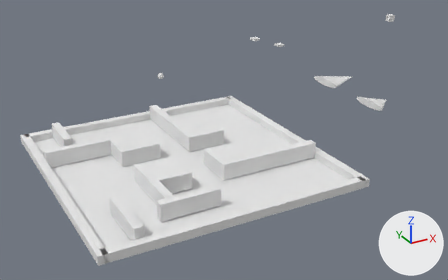
The Blender file meshes/board.blend as it was, and as the next commit left it.
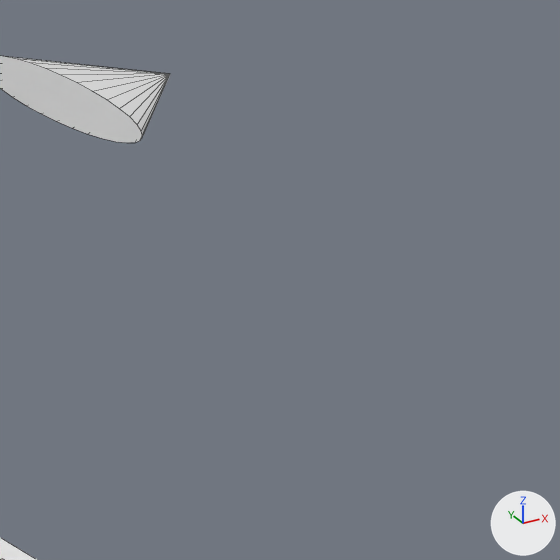
The first picture shows the older version from a camera (50 mm lens) standing at (-28.8, -63.2, 33.2) and looking at (6.3, 0.7, 1.3). The close-ups show both versions on the part from 80% to 100% of the width and 31% to 63% of the height of that picture; other places that the commit changed are outside them. Arrows for +X, +Y and +Z are at lower right; the lights stay in place. The close-ups show mesh edges as thin lines.
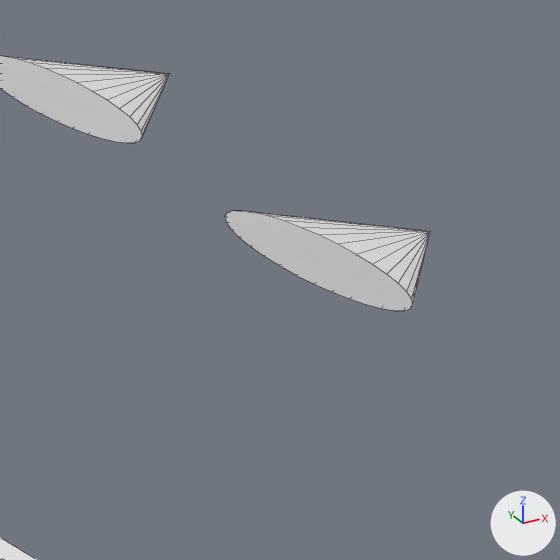
Pixel boxes [x1, y1, x2, y2] of what changed, in the close-ups (560 x 560 px):
'ConeRed', added
    after: [225, 211, 431, 311]

The change, as a list of edits to the scene's bpy script:
```text
Add me_cone_003:
    me_cone_003.from_pydata(...)  # 33 vertices, 33 faces; spans x -2.81..0.19, y -2.5..2.5, z -0.5..0.5
Add ob_conered:
    ob_conered = bpy.data.objects.new('ConeRed', me_cone_003)
    ob_conered.location = (27.45, -12.84, 4.05)
```
